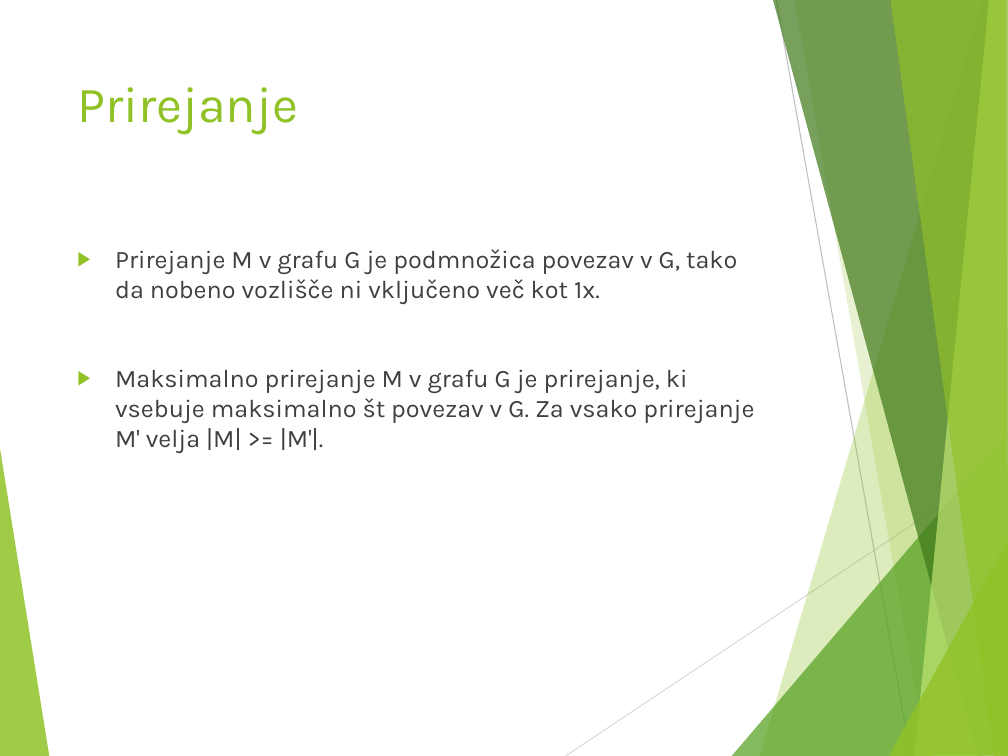
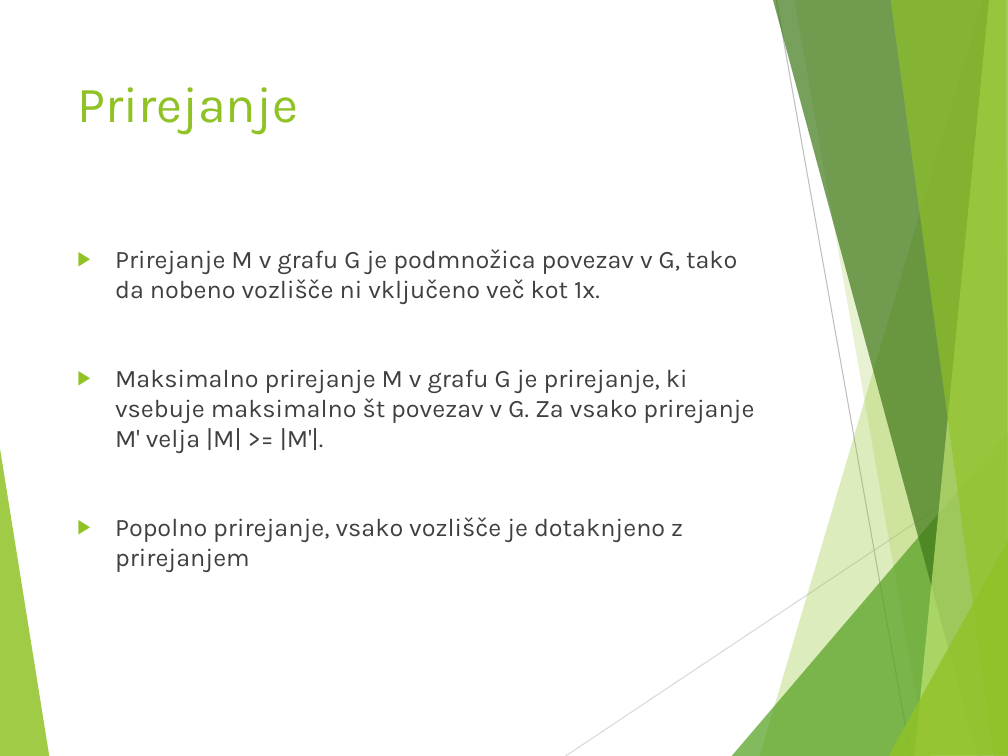
Before and after one commit to ZigaMr/BlossomAlgoritem, a slide deck: slide 4 of Blossomov algoritem.pptx. Drawn at 1008x756 pixels with LibreOffice and Linux fonts; fonts in the diff are those of the drawing. Boxes give left, top, right and bottom in pixels: in the first picture for what was removed or moved away, otherwise in the second. Text is boxed around its words. In the diff, an @@ line names an element or a change of style, - is before the commit and + after.

```diff
--- a/Blossomov algoritem.pptx
+++ b/Blossomov algoritem.pptx
@@ text at [115, 517, 683, 572]: paragraph added @@
+▶ Popolno prirejanje, vsako vozlišče je dotaknjeno z prirejanjem
```
Also in this commit, not shown: 1 slide added.
